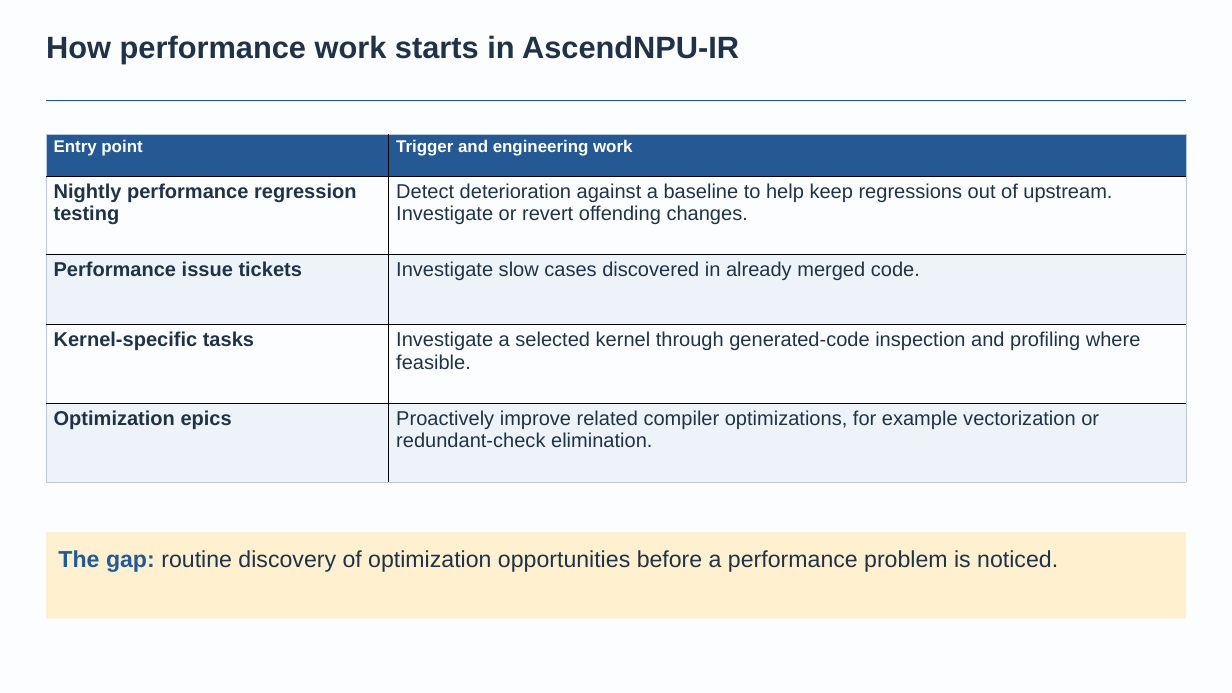
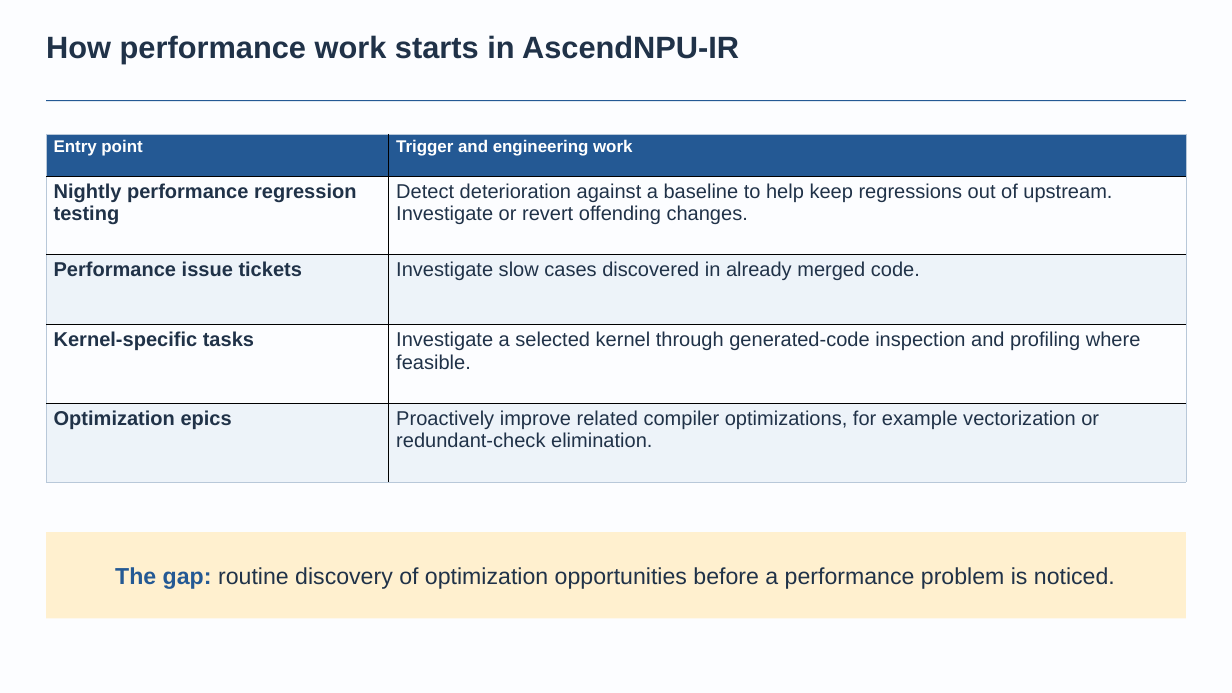
Before and after one commit to BonZirka/ascend-npu-optimization-research, a slide deck: slide 2 of output/ascend-optimization-pitch/ascend-optimization-technical.pptx. Drawn at 1232x693 pixels with LibreOffice and Linux fonts; fonts in the diff are those of the drawing. Boxes give left, top, right and bottom in pixels: in the first picture for what was removed or moved away, otherwise in the second. Text is boxed around its words. In the diff, an @@ line names an element or a change of style, - is before the commit and + after.

Commit message:
Center the inline gap statement on slide two
Center the statement within its highlighted band while preserving the blue bold prefix and all other slide content.

```diff
--- a/output/ascend-optimization-pitch/ascend-optimization-technical.pptx
+++ b/output/ascend-optimization-pitch/ascend-optimization-technical.pptx
@@ rectangle "The gap: routine discovery of ..." at (46, 532, 1185, 619): alignment left to centre; vertical alignment top to middle @@
```
Also in this commit, not shown: 4 other files.
